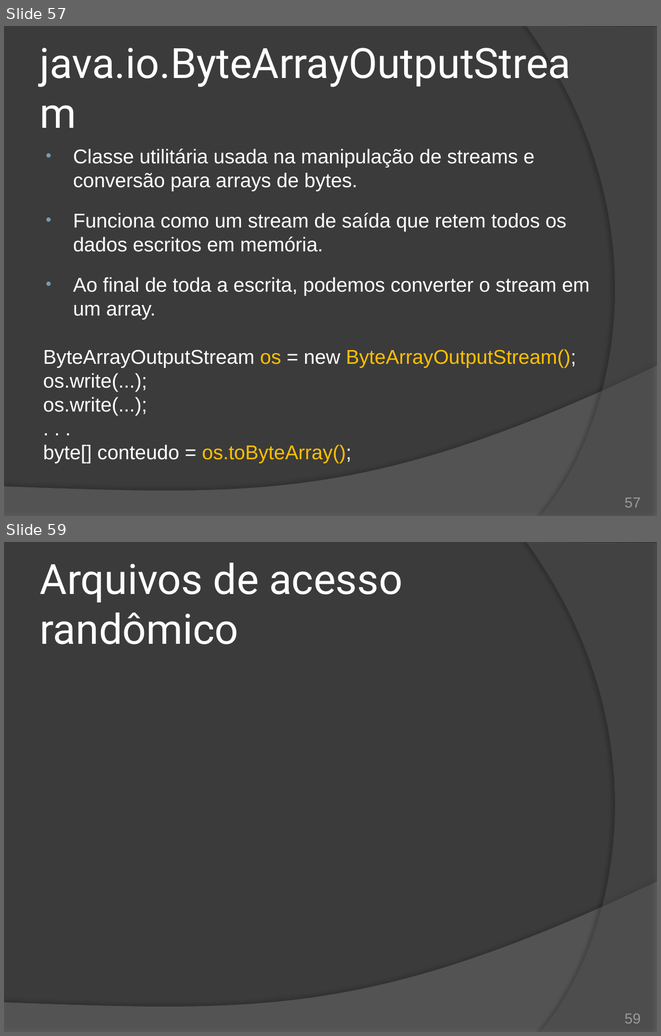
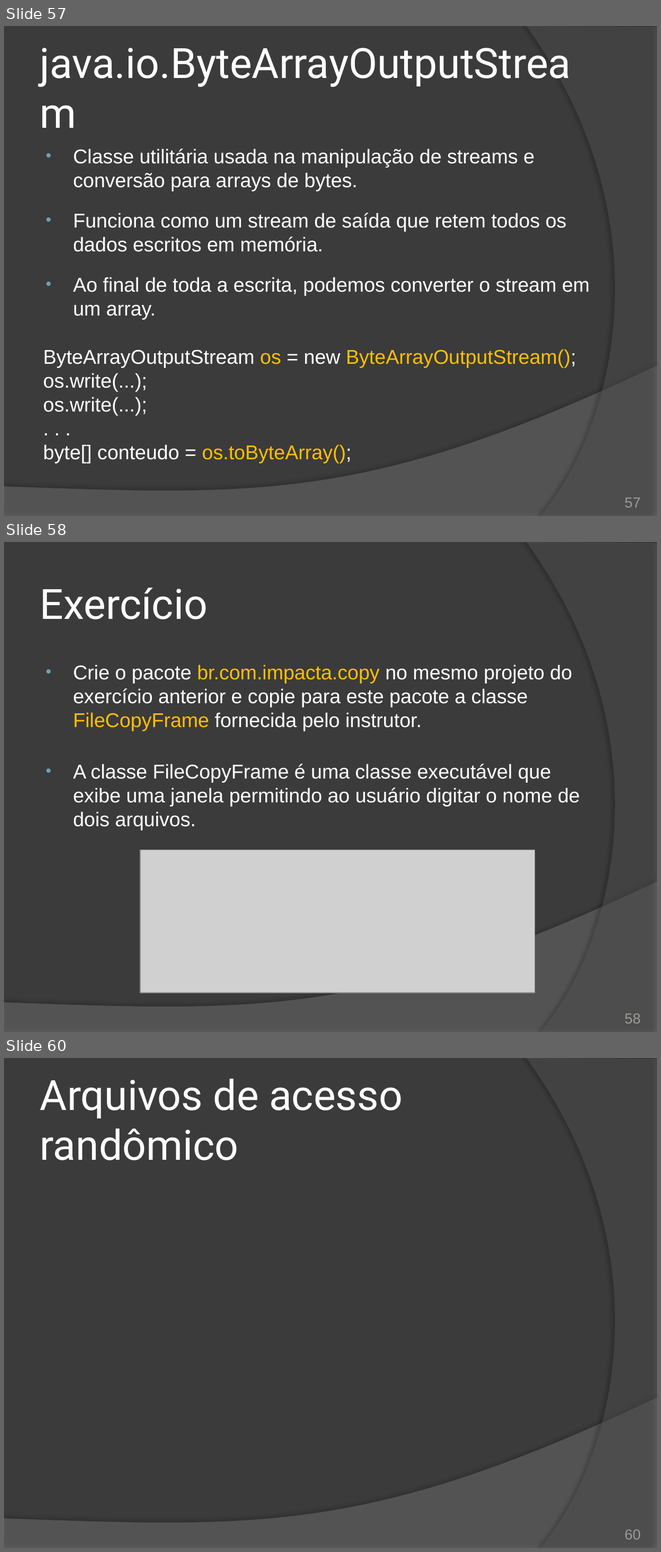
Before and after one commit to duchesqui/slzvieira-training, a slide deck: 2-Java-Programmer-Modulo-II/16.Capitulo10.pptx. Shown one above the other, each under a label of ours: slides 57 and 59 before the commit, slides 57, 58 and 60 after it; the slides between them are not shown. The pictures are 661x1036 and 661x1552 pixels, drawn with LibreOffice and Linux fonts; fonts in the diff are those of the drawing; grey boxes stand for pictures. Boxes give left, top, right and bottom in pixels: in the first picture for what was removed or moved away, otherwise in the second. Text is boxed around its words. In the diff, an @@ line names an element or a change of style, - is before the commit and + after.

Commit message:
Capítulo 10: Exercício

```diff
--- a/2-Java-Programmer-Modulo-II/16.Capitulo10.pptx
+++ b/2-Java-Programmer-Modulo-II/16.Capitulo10.pptx
@@ slide 58 added at (4,542,657,1032), background #3B3B3B; not listed: 2 template elements that a slide beside it also shows @@
@@ title added at (40,588,208,619), 46 pt, text #FFFFFF @@
+Exercício
@@ text added at (73,664,580,830), 22 pt, text #FFFFFF @@
+• Crie o pacote br.com.impacta.copy no mesmo projeto do exercício anterior e copie para este pacote a classe FileCopyFrame fornecida pelo instrutor.
+• A classe FileCopyFrame é uma classe executável que exibe uma janela permitindo ao usuário digitar o nome de dois arquivos.
@@ picture added at (140,849,535,992) @@
@@ page number added at (625,1013,641,1023), 16 pt, text #9D9B9A @@
+58
@@ what was slide 59 is now slide 60 @@
@@ page number at (625,1529,641,1539): text changed @@
-59
+60
```
Also in this commit, not shown: 2 slides changed, 1 other slide added, 1 slide removed, 4 other files.
